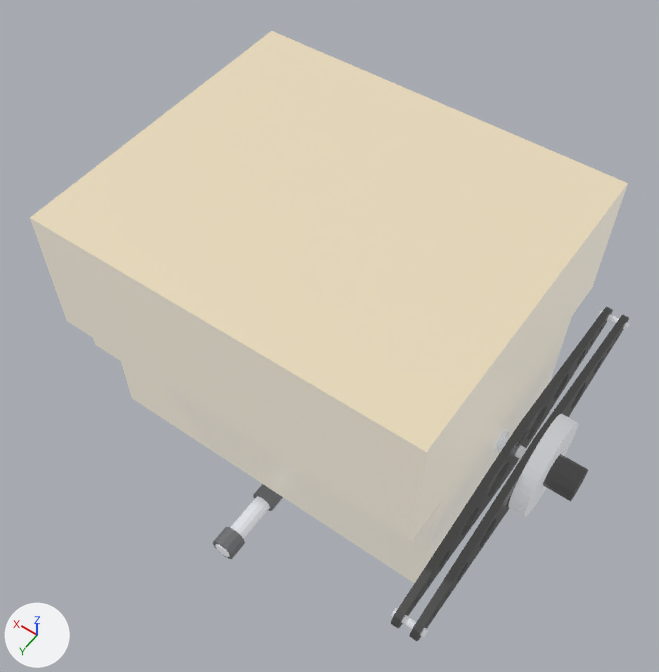
An edit to the COLLADA model pandora_robots_description/meshes/woody/visual/base/base_link.dae, drawn before and after from the same camera.
Rendered twice from a 50 mm lens placed at (-0.221, 0.314, 0.595), pointed at (0.001, 0.003, 0.107). The lights are fixed; the arrows at lower left show +X, +Y and +Z. Vertices at the same position are counted once.

Objects in the first picture: '_titanium_bar'.
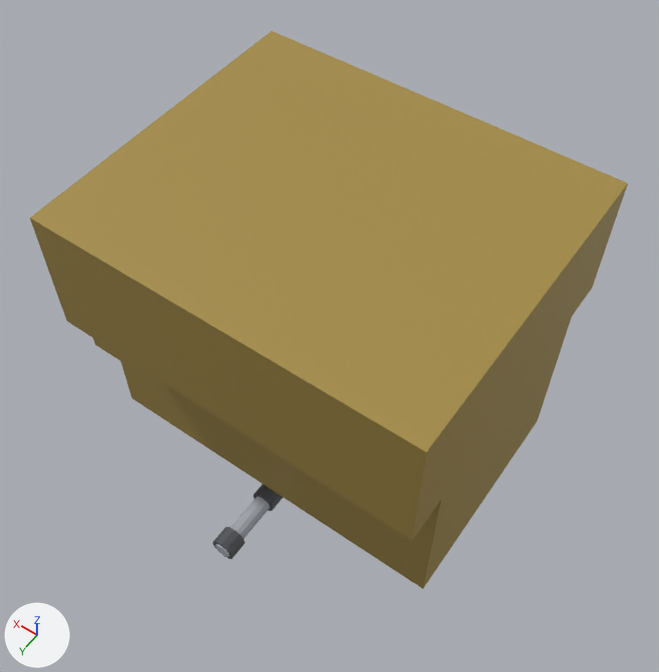
Commit message: Seperated differential link from base

The change in detail:
In material 'Aluminium' (mat_aluminium), emission_color is no longer (0.3, 0.3, 0.3), grey #959595.
In material 'Aluminium' (mat_aluminium), emission_strength is no longer 1.0.
In material 'Sonar_Silver_003' (mat_sonar_silver_003), emission_color is no longer (0.05, 0.05, 0.05), black #3f3f3f.
In material 'Body_001' (mat_body_001), emission_color is no longer (0.4, 0.4, 0.4), grey #aaaaaa.
In material 'Body_001' (mat_body_001), emission_strength is no longer 1.0.
me_base_link_000 is used by ob_titanium_bar; location (0.0, 0.0, 0.0).
me_base_link_000 had 2071 vertices, 4132 faces and spanned x -0.186..0.19, y -0.14..0.14, z -0.011..0.231.
me_base_link_000 now has 636 vertices, 1192 faces and spans x -0.131..0.19, y -0.133..0.133, z -0.011..0.231.
me_base_link_000 part 1: 10 loose pieces with 1434 vertices, spanning x -0.186..-0.09, y -0.14..0.14, z 0.06..0.127, are deleted.
Part 2, on me_base_link_000:
1 vertex is removed from x -0.131, y 0.075, z 0.138.
5 faces are deleted.
5 new faces join them, mat_body_001 (yellow #a58c44).
me_base_link_000 no longer uses material mat_metal_black (black #0d0d0d).
me_base_link_000 no longer uses material mat_metal_black_003 (black #0d0d0d).

Boxes [x1, y1, x2, y2] around the edits, measured in the pictures (659 x 672 px; the box of a moved part takes in the faces that stretch with it):
'_titanium_bar', recoloured, surface changed, reshaped (9% shorter): before [30, 31, 629, 641]; after [30, 31, 628, 589]
part 1 of me_base_link_000, deleted: before [391, 307, 629, 641]
part 2 of me_base_link_000, moved or reshaped: before [434, 324, 567, 553]; after [428, 324, 567, 581]
